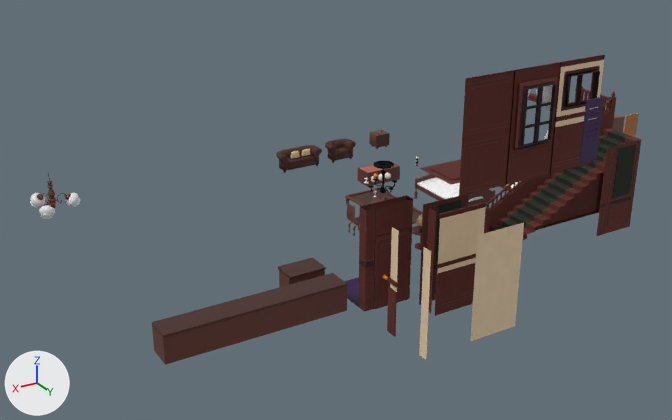
One commit to the FBX model Assets/Models/Builds_Models/Build01.fbx: the scene before it, then after it.
The view is the same before and after, from a 50 mm lens placed at (19.14, 28.29, 16.73), pointed at (0.74, -2.37, 1.39). The lights are fixed; the arrows at lower left show +X, +Y and +Z. The picture after the commit comes second. Where no turn or scale is listed for an object, it has been applied to the vertices.

The first picture shows 'Door0', 'DoorFrame03', 'Kitchen_Furtniture_Closets', 'Kitchen_Furtniture_Oven', 'Stairs_Ramp', 'Stairs_carpet', 'Wall0', 'Wall1.001', 'Wall2', 'WallLong0', 'Window1', 'Window2' and 33 more.
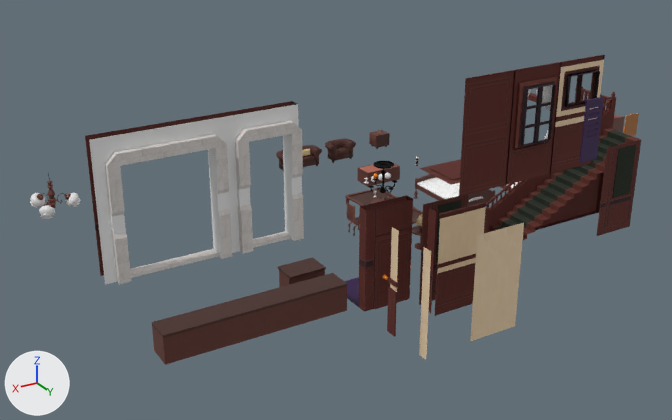
Location of each change, (x1, y1, x2, y2) in pixels of the pictures (672 x 420 px):
'Wall_Exit_Large', added
    after: (85, 112, 240, 284)
    faces in mat_brick (white #e7e7e7): (89, 115, 240, 284)
    faces in mat_stonebricks (picture img_stonebricks_png): (105, 134, 232, 284)
    faces in mat_stonebricksdark (white #e7e7e7): (110, 148, 229, 259)
    faces in mat_wall01 (picture img_wall_01_psd): (85, 112, 229, 276)
'Wall_Exit_Small', added
    after: (228, 101, 304, 254)
    faces in mat_stonebricks (picture img_stonebricks_png): (235, 120, 304, 254)
    faces in mat_stonebricksdark (white #e7e7e7): (237, 134, 302, 241)
    faces in mat_brick (white #e7e7e7): (234, 104, 299, 139)
    faces in mat_wall01 (picture img_wall_01_psd): (228, 101, 299, 119)

What changed in the scene script:
```text
Add img_stonebricks_png:
    img_stonebricks_png = load_image('StoneBricks.png', '../../Textures/CityTextures/StoneBricks.png', 1024, 1024, 'sRGB')
Add mat_stonebricksdark:
    mat_stonebricksdark = principled_material('StonebricksDark')
    mat_stonebricksdark.base_color = (0.8, 0.8, 0.8)  # white #e7e7e7
Add mat_brick:
    mat_brick = principled_material('Brick')
    mat_brick.base_color = (0.8, 0.8, 0.8)  # white #e7e7e7
Add mat_stonebricks:
    mat_stonebricks = principled_material('Stonebricks')
    mat_stonebricks.texture = img_stonebricks_png
Add me_plane_086_1:
    me_plane_086_1.from_pydata(...)  # 71 vertices, 117 faces; spans x -2.0..2.0, y 0.0..0.55, z -0.1..4.0
    # faces by material slot: [16, 26, 49, 26]
    me_plane_086_1.materials.append(mat_wall01)  # picture img_wall_01_psd
    me_plane_086_1.materials.append(mat_brick)  # white #e7e7e7
    me_plane_086_1.materials.append(mat_stonebricks)  # picture img_stonebricks_png
    me_plane_086_1.materials.append(mat_stonebricksdark)  # white #e7e7e7
Add me_plane_087_1:
    me_plane_087_1.from_pydata(...)  # 67 vertices, 114 faces; spans x -1.0..1.0, y 0.0..0.55, z -0.1..4.0
    # faces by material slot: [15, 14, 59, 26]
    me_plane_087_1.materials.append(mat_wall01)  # picture img_wall_01_psd
    me_plane_087_1.materials.append(mat_brick)  # white #e7e7e7
    me_plane_087_1.materials.append(mat_stonebricks)  # picture img_stonebricks_png
    me_plane_087_1.materials.append(mat_stonebricksdark)  # white #e7e7e7
Add ob_wall_exit_large:
    ob_wall_exit_large = bpy.data.objects.new('Wall_Exit_Large', me_plane_086_1)
    ob_wall_exit_large.location = (11.0, 5.65, 5.1)
Add ob_wall_exit_small:
    ob_wall_exit_small = bpy.data.objects.new('Wall_Exit_Small', me_plane_087_1)
    ob_wall_exit_small.location = (8.0, 5.65, 5.1)
```
